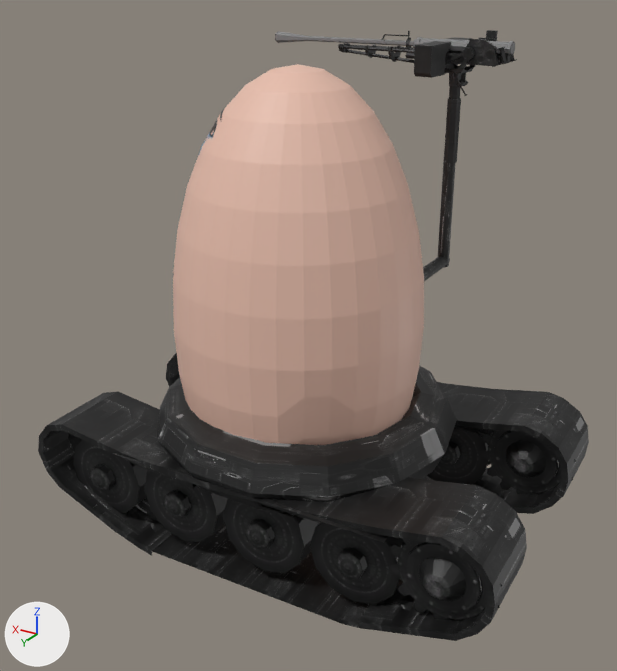
Before and after pictures for a commit that changed the OBJ model Models/playermodel.obj.
Camera for both pictures: a 50 mm camera at (-3.56, 5.5, 4.3) aimed at (-0.29, 0.06, 1.58). Arrows for +X, +Y and +Z are at lower left; the lights stay in place. Where no turn or scale is listed for an object, it has been applied to the vertices. Vertices at the same position are counted once.

Names of what the first picture shows: 'Sphere', 'Torus', 'Track_Left_Object_1', 'Track_Left_Object_1.001', 'Wheels_Left_Object_3', 'Wheels_Left_Object_3.001', 'turret_Turret_Object_1.001'.
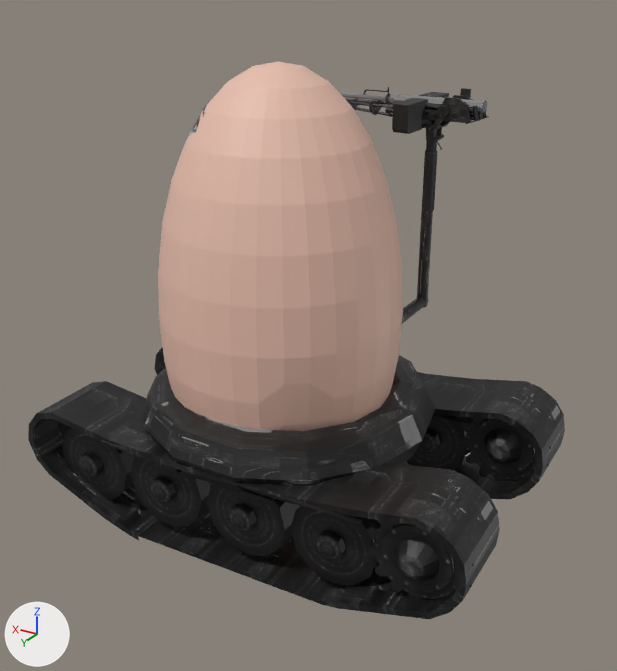
Location of each change, (x1, y1, x2, y2) in pixels of the pictures (617 x 671 px; the box of a moved part takes in the faces that stretch with it):
'Sphere', mesh moved: before (173, 64, 424, 445); after (158, 61, 403, 431)
'Track_Left_Object_1.001', reshaped (27% wider, 69% taller): before (166, 353, 589, 514); after (28, 347, 565, 619)
'Track_Left_Object_1', deleted (black): before (38, 391, 527, 641)
'Wheels_Left_Object_3', mesh moved: before (73, 440, 502, 620); after (62, 428, 473, 600)
'Torus', deleted (black): before (158, 366, 457, 510)
'turret_Turret_Object_1.001', mesh moved: before (275, 30, 517, 281); after (339, 87, 489, 323)
'Wheels_Left_Object_3.001', mesh moved: before (427, 414, 576, 494); after (407, 412, 551, 481)
part 2 of me_track_left_object_1_001, moved or reshaped: before (166, 353, 589, 514); after (154, 347, 565, 499)
part 3 of me_track_left_object_1_001, moved or reshaped: before (479, 429, 489, 434); after (457, 417, 467, 423)
part 4 of me_track_left_object_1_001, added (black): after (28, 381, 500, 619)
part 5 of me_track_left_object_1_001, added: after (58, 422, 146, 508)
part 6 of me_track_left_object_1_001, added (black): after (144, 355, 436, 494)

Patch to the scene script:
```diff
--- a/Models/playermodel.obj.py
+++ b/Models/playermodel.obj.py
@@ me_sphere @@
 me_sphere.from_pydata(...)  # 482 vertices, 512 faces; spans x -1.21..0.79, y -0.93..1.07, z -0.07..3.67
+# me_sphere part 1: the whole mesh is moved by (0.23, -0.1, 0.0)
 me_sphere.materials.append(mat_material_001)
@@ me_track_left_object_1_001 @@
-me_track_left_object_1_001.from_pydata(...)  # 176 vertices, 274 faces, 4 loose edges; spans x -2.35..1.69, y -1.17..-0.4, z -0.13..0.97
+me_track_left_object_1_001.from_pydata(...)  # 450 vertices, 646 faces, 8 loose edges; spans x -2.12..1.92, y -1.27..1.19, z -0.13..1.11
+# me_track_left_object_1_001 part 2: the loose piece of 117 vertices spanning x -2.35..1.69, y -1.17..-0.4, z -0.13..0.97 is moved by (0.23, -0.1, 0.0)
+# me_track_left_object_1_001 part 3: the loose piece of 57 vertices spanning x -2.27..1.62, y -0.85..-0.7, z -0.08..0.92 is moved by (0.23, -0.1, 0.0)
+# me_track_left_object_1_001 part 4: the loose piece of 117 vertices spanning x -2.35..1.69, y -1.17..-0.4, z -0.13..0.97 is copied, and the copy is moved by (0.23, 1.58, 0.0); it spans x -2.12..1.92, y 0.41..1.19, z -0.13..0.97
+# me_track_left_object_1_001 part 5: the loose piece of 57 vertices spanning x -2.27..1.62, y -0.85..-0.7, z -0.08..0.92 is copied, and the copy is moved by (0.23, 1.58, 0.0); it spans x -2.04..1.86, y 0.73..0.89, z -0.08..0.92
+# me_track_left_object_1_001 part 6: a new loose piece, a torus around z (ring radius 1.01, tube radius 0.25) spanning x -1.3..1.2, y -1.25..1.19, z 0.63..1.11, in mat_wheel (picture img_is_7_sm_png)
 me_track_left_object_1_001.materials.append(mat_wheel)
@@ me_turret_turret_object_1_001 @@
 me_turret_turret_object_1_001.from_pydata(...)  # 748 vertices, 894 faces; spans x -1.48..0.59, y -1.24..-0.2, z 2.02..3.88
+# me_turret_turret_object_1_001 part 7: the whole mesh is moved by (0.23, -0.14, -0.45)
 me_turret_turret_object_1_001.materials.append(mat_gun_material)
@@ me_wheels_left_object_3 @@
 me_wheels_left_object_3.from_pydata(...)  # 378 vertices, 518 faces, 9 loose edges; spans x -2.35..1.43, y 0.57..1.21, z 0.02..0.97
+# me_wheels_left_object_3 part 8: the whole mesh is moved by (0.23, -0.1, 0.0)
 me_wheels_left_object_3.materials.append(mat_wheel)
@@ me_wheels_left_object_3_001 @@
 me_wheels_left_object_3_001.from_pydata(...)  # 378 vertices, 518 faces, 9 loose edges; spans x -2.35..1.43, y -1.2..-0.56, z 0.02..0.97
+# me_wheels_left_object_3_001 part 9: the whole mesh is moved by (0.23, -0.1, 0.0)
 me_wheels_left_object_3_001.materials.append(mat_wheel)
@@ ob_torus @@
-ob_torus = bpy.data.objects.new('Torus', me_torus)
@@ ob_track_left_object_1 @@
-ob_track_left_object_1 = bpy.data.objects.new('Track_Left_Object_1', me_track_left_object_1)
```
